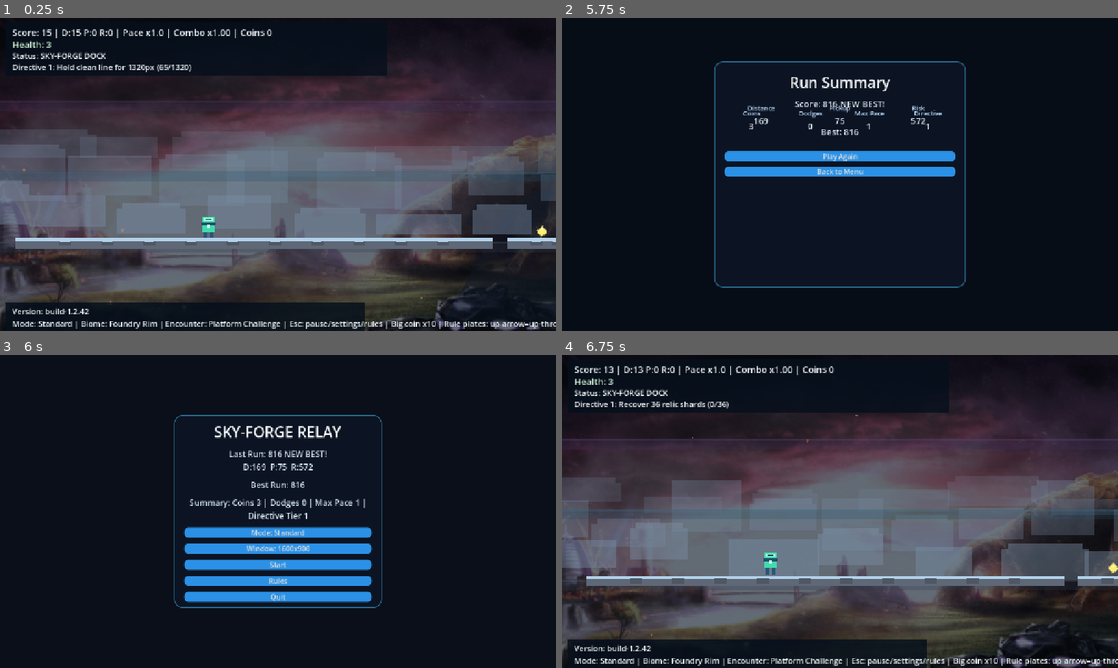
Above: before the commit, frames 1-4 (two rows, left to right).
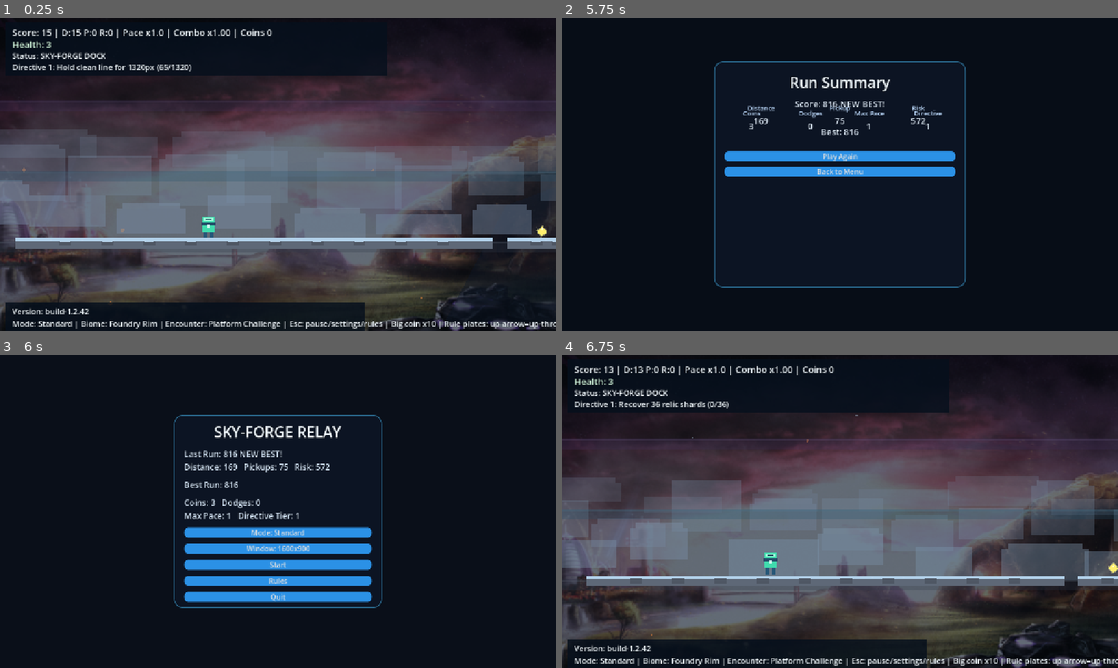
Above: after the commit, the same moments.

Repository: DKE-DEV-33/Endless-Runner-Redux
Game: Godot game, scene res://scenes/Main.tscn
The game is run twice, just before and just after one commit, with the same random seed, the same clock (stepped at 60 frames per second) and the same inputs.
Inputs:
- Up to frame 1 (0.25 s): no input
- Up to frame 2 (5.75 s): tap Enter at 0.5 s; hold Right (ui_right) 0.53-2.03 s; tap Space (jump) at 0.77, 1.52, 3.02, 3.77, 4.52 s; hold Left (ui_left) 2.03-2.78 s; hold Right (ui_right) 2.78-4.28 s; hold Left (ui_left) 4.28-5.03 s; hold Right (ui_right) from 5.03 s (still down)
- Up to frame 3 (6 s): release Right (ui_right) at 5.75 s; click "Back to Menu" at 5.75 s
- Up to frame 4 (6.75 s): click "Start" at 6.5 s

Frames 1-2 are identical in both runs. In frame 3, 1.6% of the frame differs, in the area x 33-66%, y 30-53%; in frame 4, nothing differs.

Commit message:
Clean up run summary text layout on menu screen

Diff:
--- a/scenes/Menu.tscn
+++ b/scenes/Menu.tscn
@@ -110,20 +110,22 @@
 [node name="LastScoreLabel" type="Label" parent="Card/Center"]
 layout_mode = 2
 text = "Last Run: --"
-horizontal_alignment = 1
+size_flags_horizontal = 3
+horizontal_alignment = 0
 label_settings = SubResource("2")
 
 [node name="BestScoreLabel" type="Label" parent="Card/Center"]
 layout_mode = 2
 text = "Best Run: --"
-horizontal_alignment = 1
+size_flags_horizontal = 3
+horizontal_alignment = 0
 label_settings = SubResource("2")
 
 [node name="SummaryLabel" type="Label" parent="Card/Center"]
 layout_mode = 2
 text = "Run Summary: --"
-horizontal_alignment = 1
-autowrap_mode = 2
+size_flags_horizontal = 3
+horizontal_alignment = 0
 label_settings = SubResource("2")
 
 [node name="ModeButton" type="Button" parent="Card/Center"]
--- a/scripts/menu.gd
+++ b/scripts/menu.gd
@@ -70,15 +70,15 @@
 	var last_max_pace: int = int(get_tree().get_meta("last_max_pace", 0))
 	var last_tier: int = int(get_tree().get_meta("last_mission_tier", 0))
 	var last_coins: int = int(get_tree().get_meta("last_coins_collected", 0))
-	var is_new_best: bool = bool(get_tree().get_meta("is_new_best", false))
+	var is_new_best: bool = bool(get_tree().get_meta("is_new_best", false)) or bool(get_tree().get_meta("new_best", false))
 
 	if has_last:
 		var suffix: String = " NEW BEST!" if is_new_best else ""
-		last_score_label.text = "Last Run: %d%s\nD:%d  P:%d  R:%d" % [last_score, suffix, last_distance, last_pickup, last_risk]
-		summary_label.text = "Summary: Coins %d | Dodges %d | Max Pace %d | Directive Tier %d" % [last_coins, last_dodges, last_max_pace, last_tier]
+		last_score_label.text = "Last Run: %d%s\nDistance: %d   Pickups: %d   Risk: %d" % [last_score, suffix, last_distance, last_pickup, last_risk]
+		summary_label.text = "Coins: %d   Dodges: %d\nMax Pace: %d   Directive Tier: %d" % [last_coins, last_dodges, last_max_pace, last_tier]
 	else:
 		last_score_label.text = "Last Run: --"
-		summary_label.text = "Summary: --"
+		summary_label.text = "Run Summary: --"
 
 	best_score_label.text = "Best Run: %d" % best_score
 
